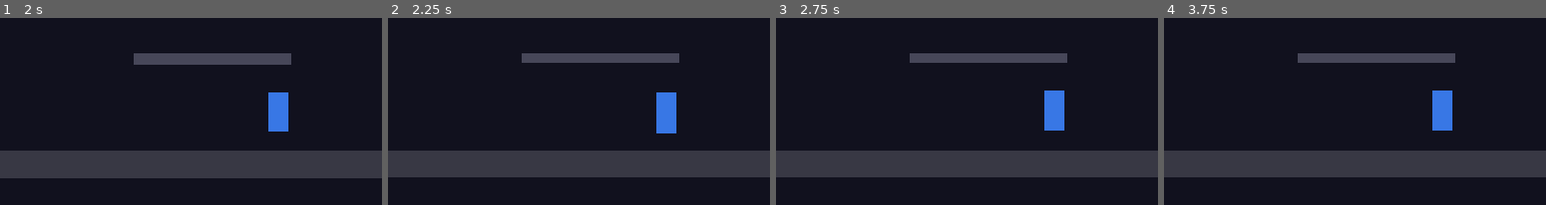
Above: before the commit, frames 1-4 (left to right).
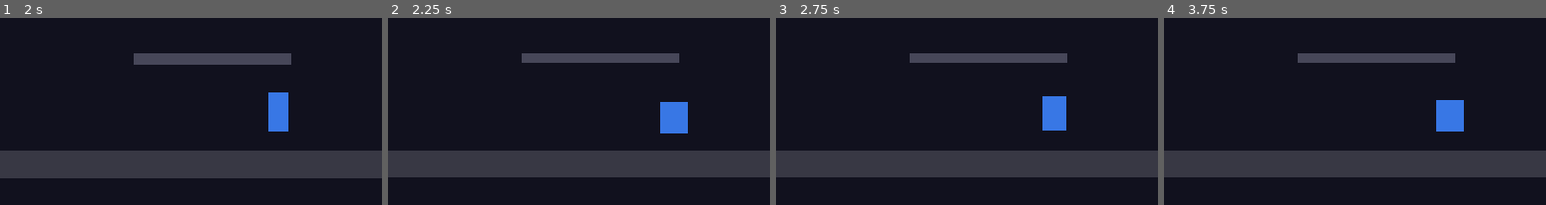
Above: after the commit, the same moments.

Repository: SamGrayCodes/RogueFighter
Game: Godot game, scene res://scenes/game/GameWorld.tscn
Same seed, same stepped clock (60 frames per second), same inputs: the game is played once before the commit and once after it.
Inputs:
- Up to frame 1 (2 s): no input
- Up to frame 2 (2.25 s): tap Enter at 2 s
- Up to frame 3 (2.75 s): no input
- Up to frame 4 (3.75 s): tap Space at 2.75 s; tap Enter at 3.5 s
The pictures show only the part of the screen within x 50-100%, y 21-70%; the shares and areas given below are measured in that part.

Frame 1 is identical in both runs. In frame 2, 0.9% of the frame differs, in the area x 70-79%, y 39-62%; in frame 3, 0.3%; in frame 4, 1.0%, in the area x 70-79%, y 38-61%.

Commit message:
Improve input handling and initialize character states in CharacterBase
Refactors character scripts by caching input actions for optimized processing and initializes the `IdleState` with zero velocity to enhance state transitions. Updates editor configurations for project consistency.

Diff:
--- a/scripts/characters/CharacterBase.gd
+++ b/scripts/characters/CharacterBase.gd
@@ -19,10 +19,15 @@
 var _facing: float = 1.0
 var _jump_pressed: bool = false
 var _attack_pressed: bool = false
+var _action_left: StringName
+var _action_right: StringName
+var _action_jump: StringName
+var _action_attack: StringName
 
 const GRAVITY: float = 980.0
 
 func _ready() -> void:
+	_cache_input_actions()
 	current_hp = stats.max_hp
 	jumps_remaining = stats.max_jumps
 	hitbox = $HitboxComponent as HitboxComponent
@@ -31,6 +36,13 @@
 	hurtbox.hit_received.connect(_on_hit_received)
 	_setup_state_machine()
 	state_machine.start(&"Idle")
+
+func _cache_input_actions() -> void:
+	var p: int = player_index + 1
+	_action_left   = "p%d_left"   % p
+	_action_right  = "p%d_right"  % p
+	_action_jump   = "p%d_jump"   % p
+	_action_attack = "p%d_attack" % p
 
 func _setup_state_machine() -> void:
 	state_machine = CharacterStateMachine.new()
@@ -51,8 +63,8 @@
 		state_machine.register(key, state)
 
 func _unhandled_input(event: InputEvent) -> void:
-	_jump_pressed = event.is_action_pressed("p%d_jump" % player_index)
-	_attack_pressed = event.is_action_pressed("p%d_attack" % player_index)
+	_jump_pressed = event.is_action_pressed(_action_jump)
+	_attack_pressed = event.is_action_pressed(_action_attack)
 	state_machine.handle_input(event)
 
 func _physics_process(delta: float) -> void:
@@ -66,7 +78,7 @@
 		scale.x = _facing
 
 func get_move_input() -> float:
-	var dir: float = Input.get_axis("p%d_left" % player_index, "p%d_right" % player_index)
+	var dir: float = Input.get_axis(_action_left, _action_right)
 	if dir != 0.0:
 		_facing = sign(dir)
 	return dir
--- a/scripts/characters/states/IdleState.gd
+++ b/scripts/characters/states/IdleState.gd
@@ -2,6 +2,7 @@
 extends CharacterState
 
 func enter() -> void:
+	character.velocity.x = 0.0
 	character.play_animation(&"idle")
 
 func physics_update(_delta: float) -> void:
